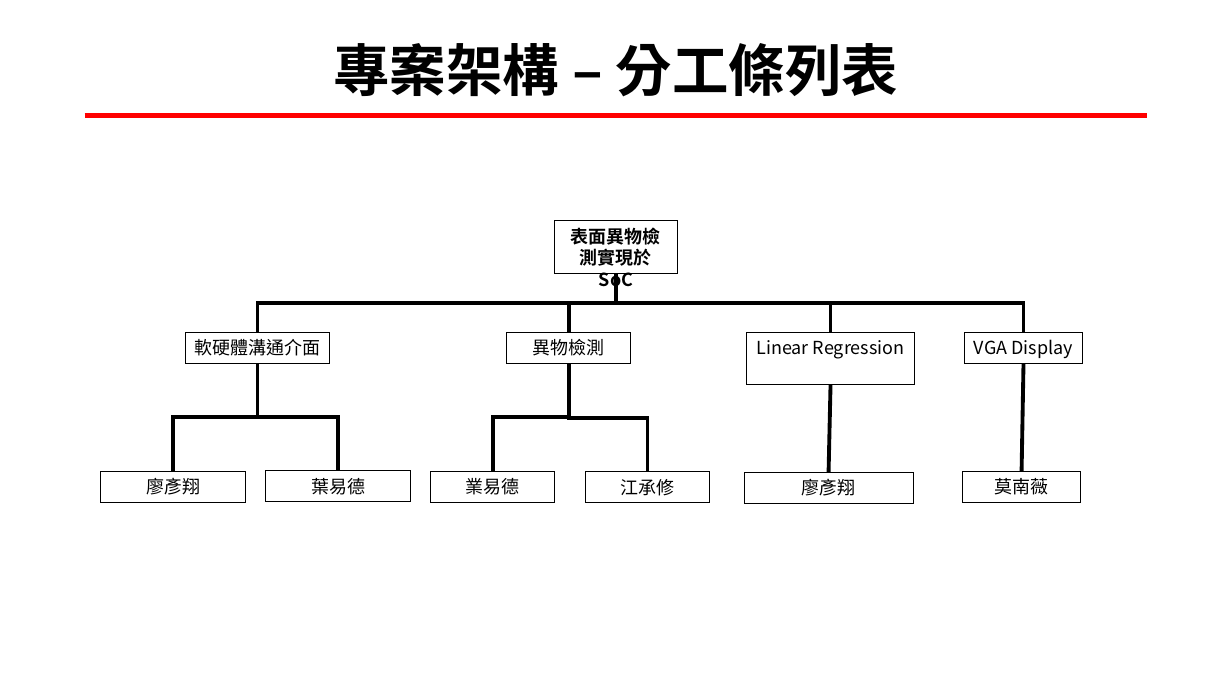
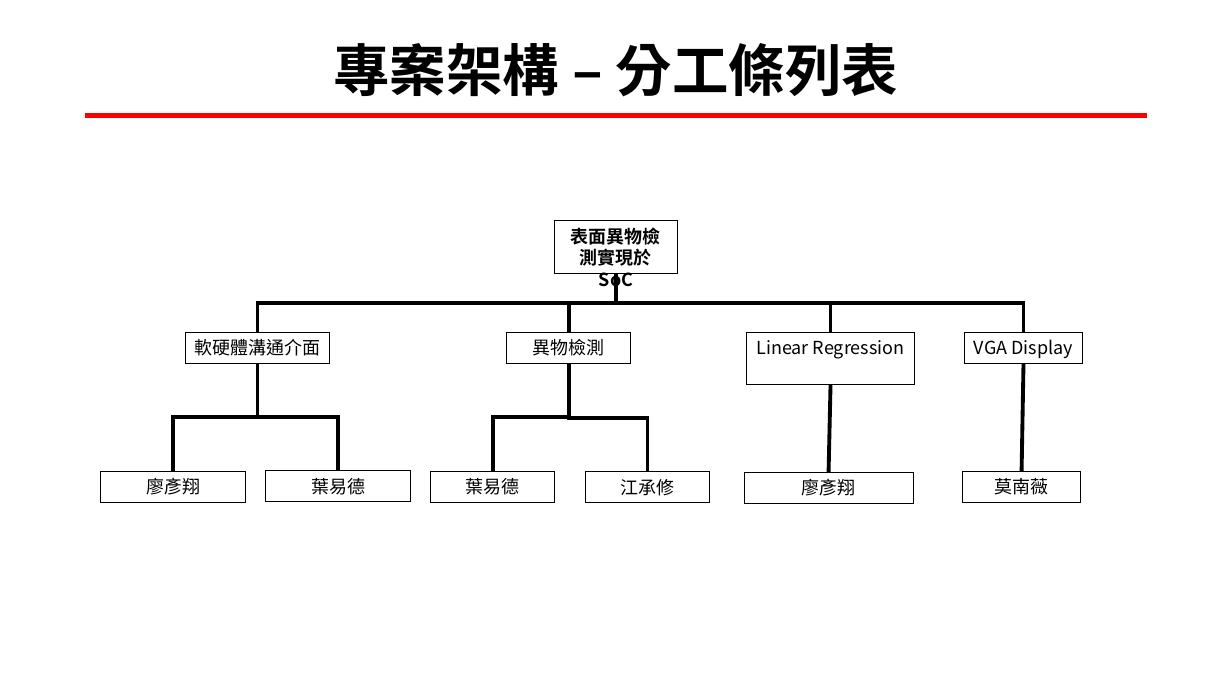
Before and after one commit to LIAO-YANXIANG/SYSTEM-ON-CHIP-DESIGN, a slide deck: slide 19 of DevelopmentLog/表面異物檢測實現於SoC.pptx (slide 15 before the commit). Drawn at 1232x693 pixels with LibreOffice and Linux fonts; fonts in the diff are those of the drawing. Boxes give left, top, right and bottom in pixels: in the first picture for what was removed or moved away, otherwise in the second. Text is boxed around its words. In the diff, an @@ line names an element or a change of style, - is before the commit and + after.

```diff
--- a/DevelopmentLog/表面異物檢測實現於SoC.pptx
+++ b/DevelopmentLog/表面異物檢測實現於SoC.pptx
@@ text in rectangle at [466,478,520,495]: text changed @@
-業易德
+葉易德
```
Also in this commit, not shown: 1 other slide changed, 4 slides added, 1 other file.
